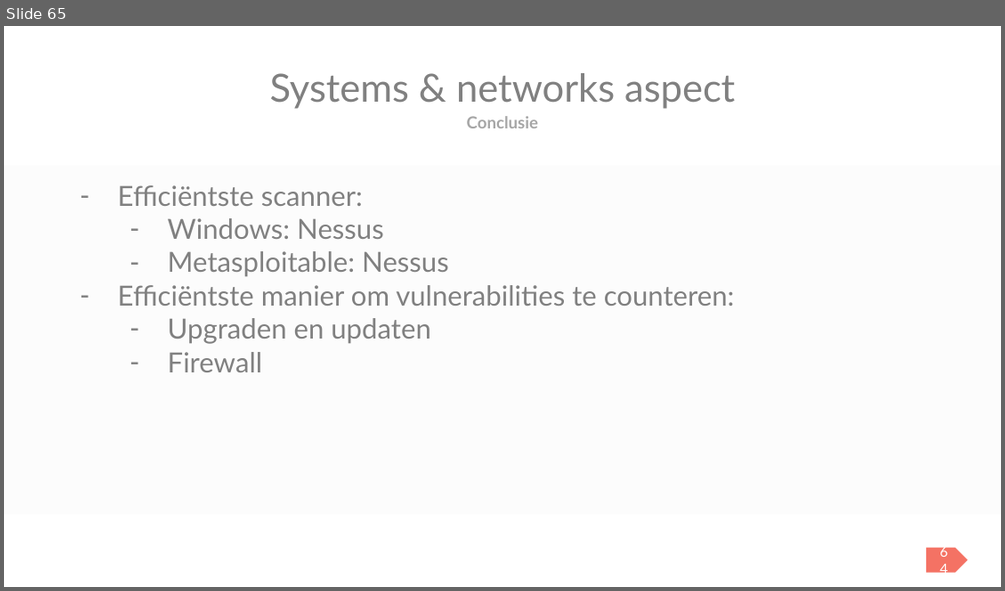
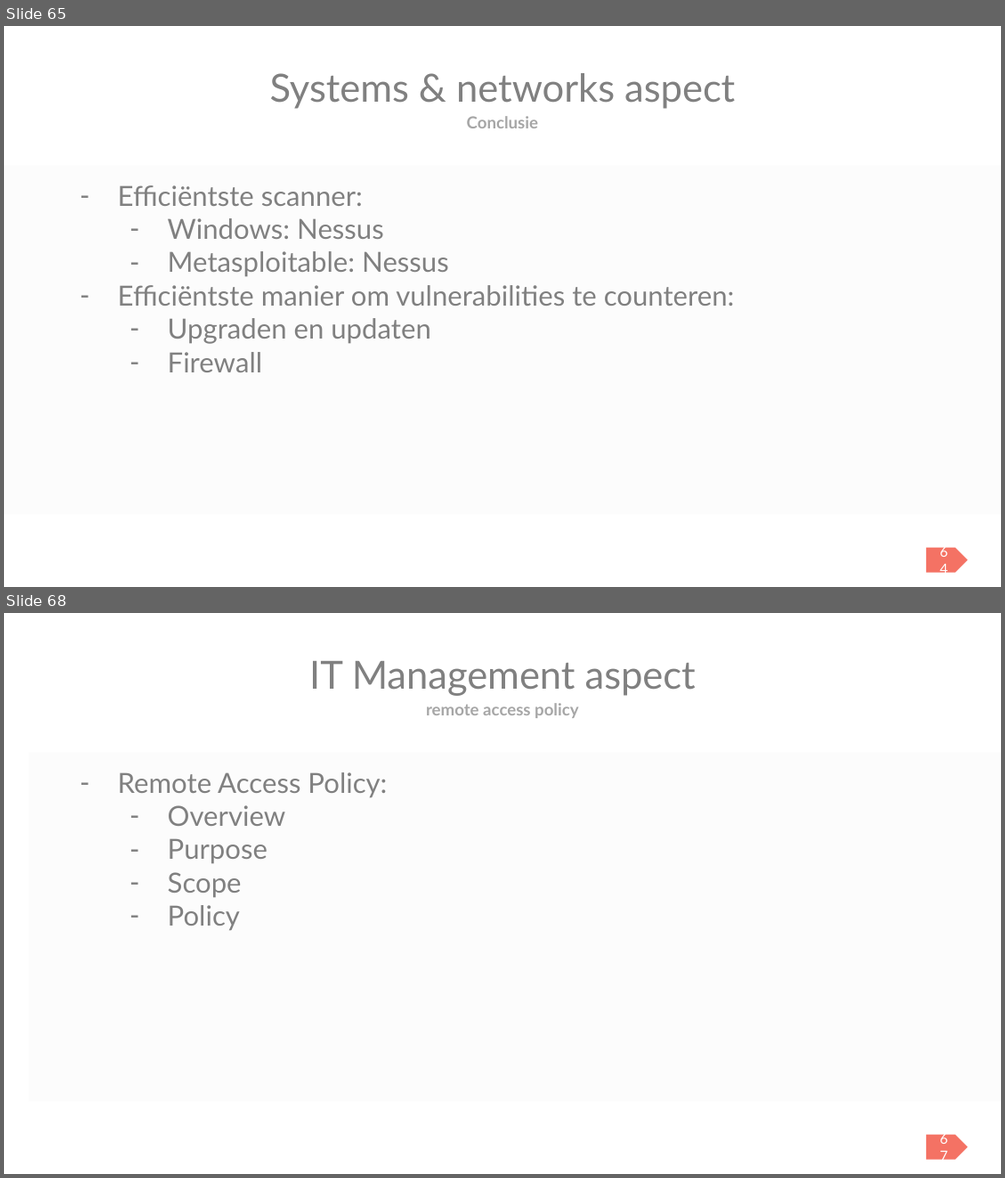
Before and after one commit to BasicSecurityBDSM/project, a slide deck: Basic_Security_PPT.pptx. Shown one above the other, each under a label of ours: slide 65 before the commit, slides 65 and 68 after it; the slides between them are not shown. The pictures are 1005x591 and 1005x1178 pixels, drawn with LibreOffice and Linux fonts; fonts in the diff are those of the drawing. Boxes give left, top, right and bottom in pixels: in the first picture for what was removed or moved away, otherwise in the second. Text is boxed around its words. In the diff, an @@ line names an element or a change of style, - is before the commit and + after.

```diff
--- a/Basic_Security_PPT.pptx
+++ b/Basic_Security_PPT.pptx
@@ slide 68 added at box(4, 613, 1001, 1174), background #FFFFFF @@
@@ title added at box(309, 661, 696, 696), 28 pt, text #808080 @@
+IT Management aspect
@@ text added at box(426, 703, 578, 718), 12 pt, text #A6A6A6, bold @@
+remote access policy
@@ rectangle added at box(29, 753, 1001, 1102), fill #FCFCFC @@
@@ text added at box(118, 772, 387, 931), 20 pt, text #808080 @@
+  – Remote Access Policy:
+    – Overview
+    – Purpose
+    – Scope
+    – Policy
@@ pentagon arrow added at box(926, 1135, 968, 1159), fill #F47264, 10 pt, text #FFFFFF @@
+67
```
Also in this commit, not shown: 1 slide changed, 4 other slides added.
